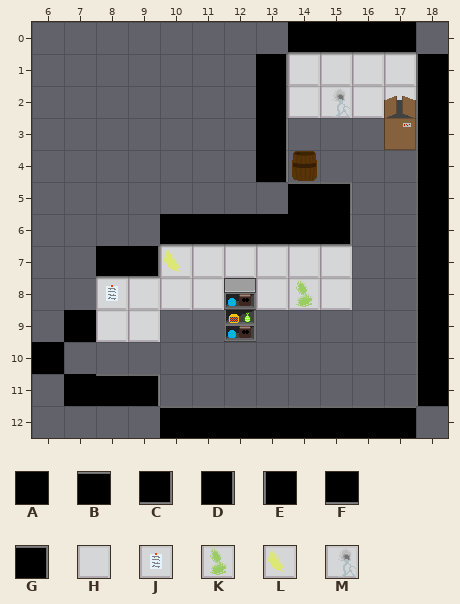
Two states of a Tiled map, public/maps/Floor 1/9.tmx. That is the earlier state.
Cells are 32x32 px. Shown: x 6..18, y 0..12.
Key: from "floor1tiles": A 0, B 14, C 16, D 28, E 29, F 30, G 32, H 42, J 46, K 59, L 63, M 79.
_ is an empty cell, # one hidden under a higher layer.
Layers that did not change in this view are not listed.
Layer "wallLayer" before, first column x 6:
 0 ________FFFF_
 1 _______DHHHHE
 2 _______DHMHHE
 3 _______D____E
 4 _______D____E
 5 ________BG__E
 6 ____FFFFFC__E
 7 __FCLHHHHH__E
 8 __JHHH#HKH__E
 9 _AHH________E
10 A___________E
11 _ABG________E
12 ____BBBBBBBB_
And afterwards:
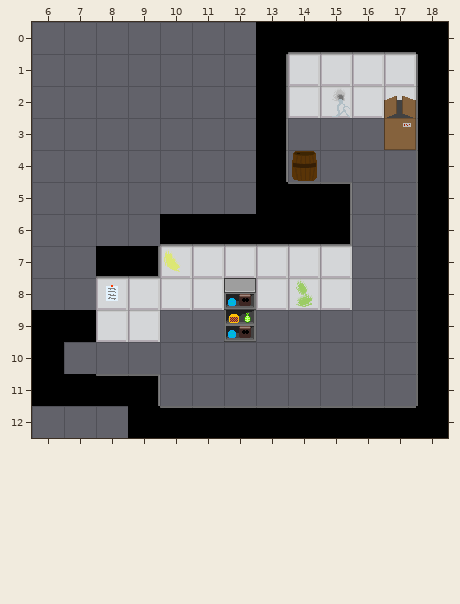
Edits made:
Changed rows in their new state; . is an unchanged cell.
Layer "wallLayer":
first column x 13:
 0 A....A
first column x 13:
 5 A
first column x 6:
 9 A............
11 A............
12 ...A........A
